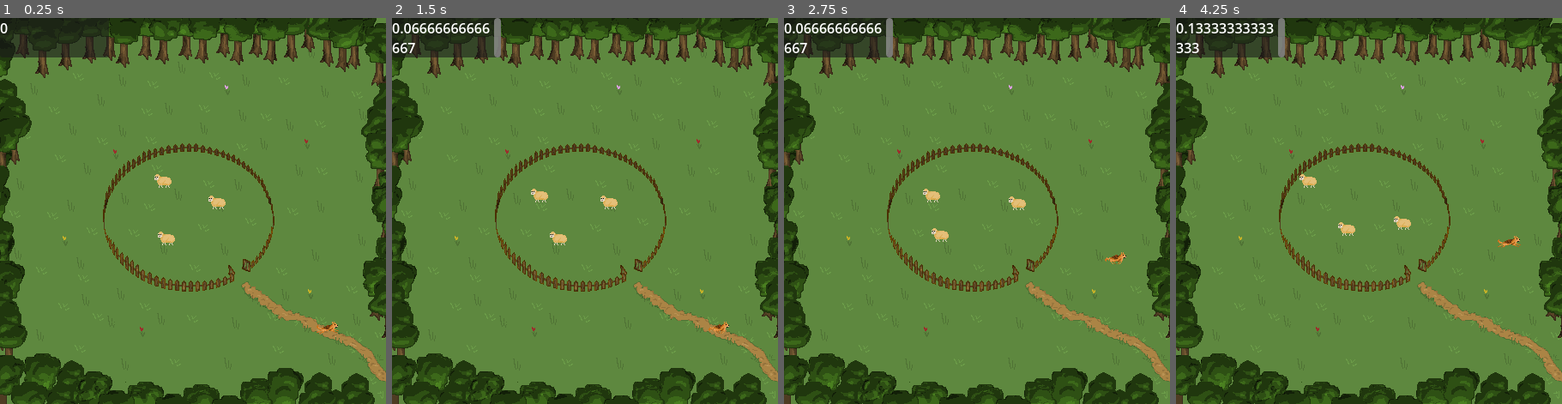
Above: before the commit, frames 1-4 (left to right).
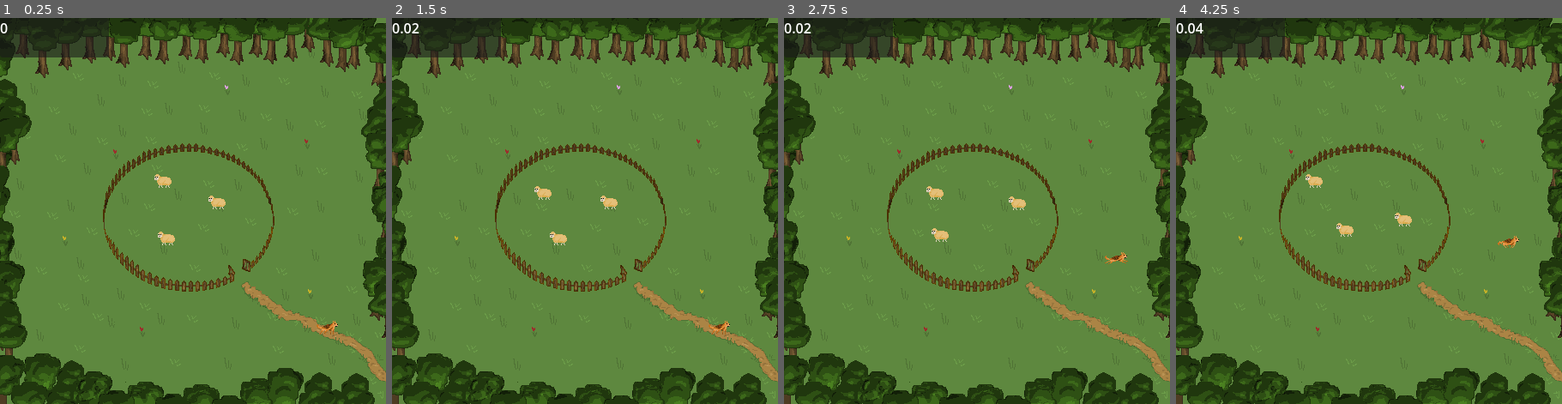
Above: after the commit, the same moments.

Repository: binaryHips/MAIgeAcademy
Game: Godot game, scene res://src/scenes/main/main.tscn
The game is run twice, just before and just after one commit, with the same random seed, the same clock (stepped at 60 frames per second) and the same inputs. The project has no main scene, so this scene is started directly.
Inputs:
- Up to frame 1 (0.25 s): no input
- Up to frame 2 (1.5 s): hold Right (ui_right) 0.53-1.28 s; hold Down (ui_down) from 1.28 s (still down)
- Up to frame 3 (2.75 s): release Down (ui_down) at 2.03 s; hold Right (ui_right) from 2.03 s (still down)
- Up to frame 4 (4.25 s): release Right (ui_right) at 2.78 s; hold Up (ui_up) 2.78-3.53 s; hold Left (ui_left) from 3.53 s (still down)

The runs differ from the first frame. In frame 1, less than 0.1% of the frame differs, in the area x 82-88%, y 78-82%; in frame 2, 0.8%; in frame 3, 0.8%; in frame 4, 1.0%, in the area x 0-90%, y 0-60%.

Commit message:
aaaa

Diff:
--- a/src/autoloads/gamemaster.gd
+++ b/src/autoloads/gamemaster.gd
@@ -2,7 +2,7 @@
 
 var time_between_turns:float = 0.5
 
-var length_in_rounds:int = 15
+var length_in_rounds:int = 50
 
 var world_state:Dictionary = {
 	"sheep_in" = [],
--- a/src/classes/brain.gd
+++ b/src/classes/brain.gd
@@ -20,6 +20,9 @@
 
 func _init() -> void:
 	Gamemaster.turn_order.append(self)
+
+func register():
+	body.set_meta("brain", self)
 
 func run():
 	parse_events()
--- a/src/scenes/chien/brain.gd
+++ b/src/scenes/chien/brain.gd
@@ -2,6 +2,7 @@
 
 # Called when the node enters the scene tree for the first time.
 func _ready() -> void:
+	register()
 	speed = 200.0
 	add_state("patrol")
 
@@ -39,12 +40,20 @@
 	print("Etat chien : ",states)
 
 	if has_state("patrol"):
-
+		body.patrol()
 		if !percept["sheep"].is_empty():
 			override_state("bark")
-			for e in percept["sheep"]:
+
+
+	if has_state("bark"):
+		for e in percept["sheep"]:
+			if e in Gamemaster.world_state["sheep_in"]:
+				override_state("patrol")
+			else:
 				move_target = e.global_position * 1.3
 				body.bark()
+				send_event(e.get_meta("brain"),{"type": "bark", "from" : e.global_position * 1.3})
+				override_state("patrol")
 
 	if has_state("idle"):
 		if not percept["sheep_seen"] and not percept["is_inside"]:
--- a/src/scenes/chien/chien.gd
+++ b/src/scenes/chien/chien.gd
@@ -23,11 +23,16 @@
 		#_animated_sprite.scale.x = -2
 	#if(prev_position.x<position.x):
 		#_animated_sprite.scale.x = 2
-	_animated_sprite.play("court")
+	#_animated_sprite.play("court")
 	prev_position = position
 	#var ax = Input.get_vector("ui_left", "ui_right", "ui_up", "ui_down")
 	#apply_central_force(ax* speed)
 	#pass
 
+func patrol():
+	print("Le chien court")
+	_animated_sprite.play("court")
+
 func bark():
+	print("Le chien aboie !")
 	_animated_sprite.play("aboie")
--- a/src/scenes/chien/chien.tscn
+++ b/src/scenes/chien/chien.tscn
@@ -45,7 +45,7 @@
 height = 32.0
 
 [sub_resource type="CircleShape2D" id="CircleShape2D_sr43b"]
-radius = 111.0
+radius = 147.122
 
 [node name="Chien" type="RigidBody2D"]
 gravity_scale = 0.0
@@ -59,7 +59,7 @@
 scale = Vector2(2, 2)
 sprite_frames = SubResource("SpriteFrames_4jolv")
 animation = &"court"
-frame_progress = 0.317326
+frame_progress = 0.752083
 
 [node name="CollisionShape2D" type="CollisionShape2D" parent="."]
 visible = false
--- a/src/scenes/sheep/brain.gd
+++ b/src/scenes/sheep/brain.gd
@@ -7,7 +7,8 @@
 var count_return:int = 0
 
 func _ready():
-	speed = 50
+	register()
+	speed = 40
 	override_state("idle")
 
 	add_action("idle_walk" ,
@@ -24,9 +25,13 @@
 
 func _parse_event(event:Dictionary):
 
-	match event["name"]:
+	match event["type"]:
 		"bark":
 			move_target = (body.global_position - event["from"]) * 999
+			speed = 80
+			override_state("return")
+			count_return += 5
+
 
 func _see():
 
@@ -61,8 +66,13 @@
 		execute_action("escape_run")
 
 	elif has_state("return"):
+		if percept["is_inside"]:
+			speed = 40
+			count_return = 0
+			override_state("idle")
+
 		if count_return <= 0:
-			override_state("runaway")
+			override_state("idle")
 
 		count_return -= 1
 
--- /dev/null
+++ b/src/scenes/sheep/sheep.gd
@@ -0,0 +1,11 @@
+extends RigidBody2D
+
+
+# Called when the node enters the scene tree for the first time.
+func _ready() -> void:
+	pass # Replace with function body.
+
+
+# Called every frame. 'delta' is the elapsed time since the previous frame.
+func _process(delta: float) -> void:
+	pass
